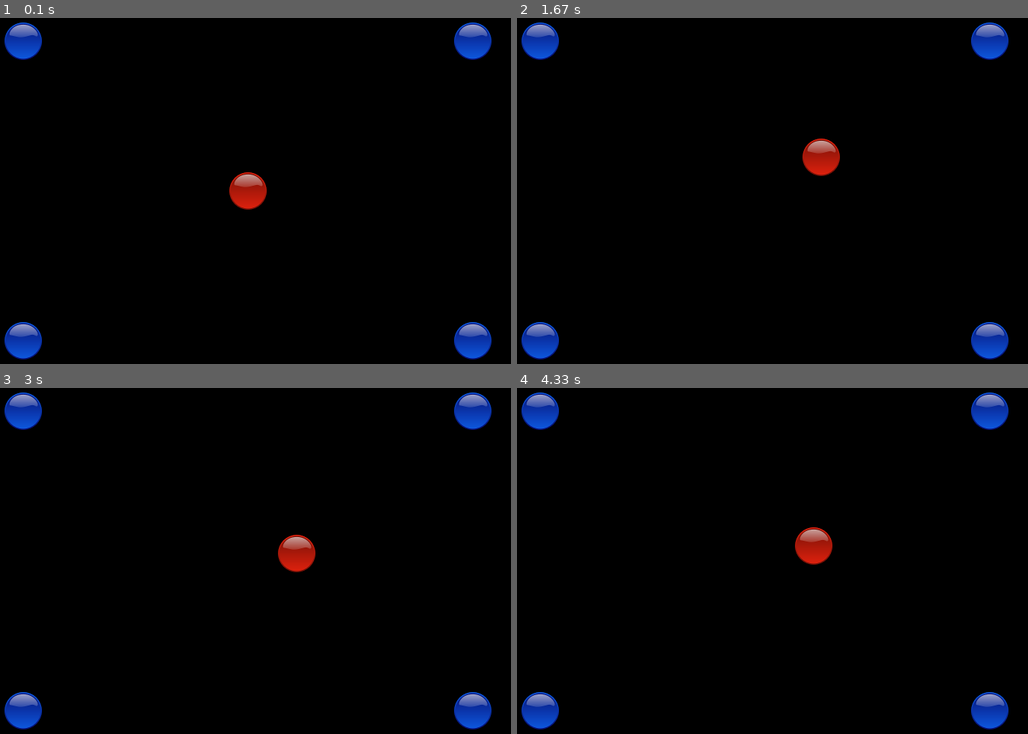
Above: before the commit, frames 1-4 (two rows, left to right).
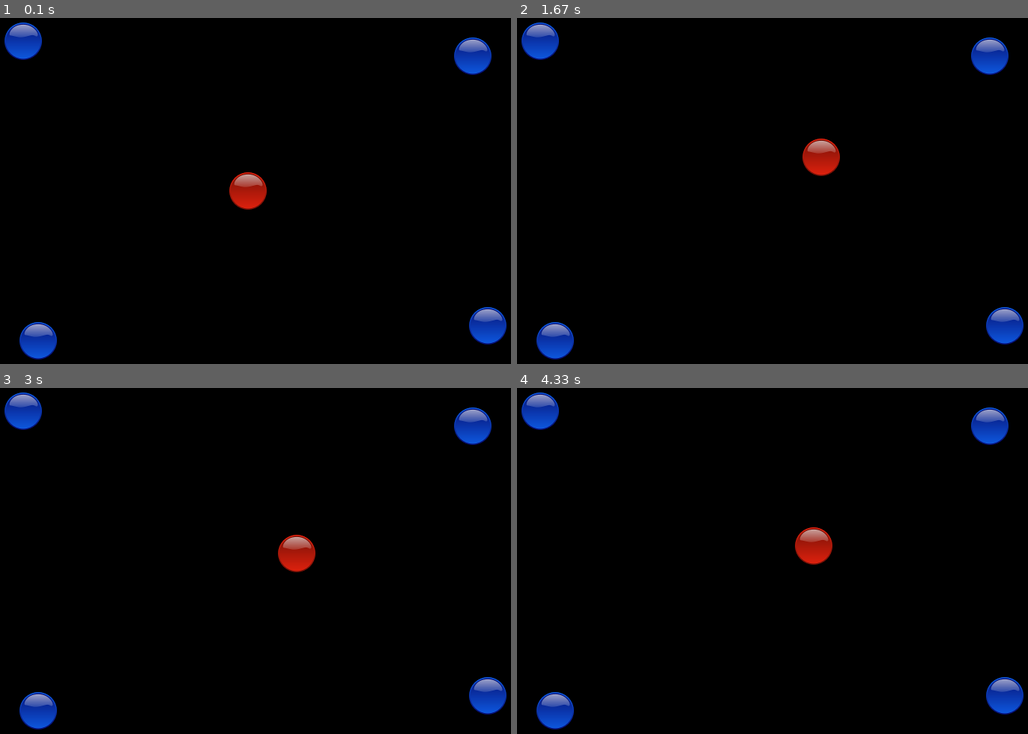
Above: after the commit, the same moments.

Repository: alanbontoft/FirstPygame
Game: pygame game, started from game.py
Two runs of this game, one before a commit and one after it. Both use one fixed random seed, a clock stepped at 60 frames per second and the inputs below.
Inputs (mouse positions are in pixels of both pictures, inside the frame that each line leads up to):
- Up to frame 1 (0.1 s): no input
- Up to frame 2 (1.67 s): tap Space at 0.33 s; hold Right 0.67-1.13 s; hold Up 1.17-1.47 s; click (767, 218) at 1.55 s
- Up to frame 3 (3 s): hold Right 1.83-2.3 s; hold Left 2.33-2.87 s; hold Down from 2.9 s (still down); tap Space at 2.97 s
- Up to frame 4 (4.33 s): release Down at 3.2 s; hold Left 3.23-3.63 s; tap Space at 3.3, 3.6, 3.73, 4.13 s; hold Up 3.67-4.03 s; hold Right from 4.07 s (still down)

The runs differ from the first frame. In frame 1, 2.7% of the frame differs, in the area x 0-100%, y 1-99%; in frame 2, 2.7%; in frame 3, 2.7%; in frame 4, 2.7%.

Commit message:
green button added, change blob to this on hit

Diff:
--- a/blobclass.py
+++ b/blobclass.py
@@ -9,10 +9,13 @@
     def __init__(self, x, y):
         pygame.sprite.Sprite.__init__(self)
 
-        self.image = pygame.image.load(gamedefs.BLOB)
+        self.image = pygame.image.load(gamedefs.BLOB_INIT)
 
         # set rect member to the images rect
         self.rect = self.image.get_rect()
 
         # set rect center to screen center
         self.rect.center = (x, y)
+
+    def hit(self):
+        self.image = pygame.image.load(gamedefs.BLOB_HIT)
--- a/game.py
+++ b/game.py
@@ -8,7 +8,16 @@
     return "Mygame, Pygame"
 
 def checkBehind(player, blobs):
-    return player.rect.center == blobs[0].rect.center or player.rect.center == blobs[1].rect.center or player.rect.center == blobs[2].rect.center or player.rect.center == blobs[3].rect.center
+
+    result = False
+
+    for i in range(4):
+        if player.rect.center == blobs[i].rect.center:
+            blobs[i].hit()
+            result = True
+            break
+
+    return result
 
 def main():
     # initialise pygame and create window
@@ -23,12 +32,16 @@
     # create sprite group
     all_sprites = pygame.sprite.Group()
 
-    # create player object and add to sprite group
+    # create player abd blob objects and add to sprite group
+
+    # single player object
     player = playerclass.Player()
+
+    # list of 4 blobs
     blobs = [   blobclass.Blob(100, 100),
-                blobclass.Blob(700, 100),
-                blobclass.Blob(100, 500),
-                blobclass.Blob(700, 500)]
+                blobclass.Blob(700, 120),
+                blobclass.Blob(120, 500),
+                blobclass.Blob(720, 480)]
 
     # blob.rect.center =
     all_sprites.add(player)
--- a/gamedefs.py
+++ b/gamedefs.py
@@ -23,7 +23,8 @@
 USEIMAGE = 1
 IMAGE = './red_button.png'
 
-BLOB = './blue_button.png'
+BLOB_INIT = './blue_button.png'
+BLOB_HIT = './green_button.png'
 
 # sound file
 SOUNDFILE = './boing1.wav'
Binary file added: green_button.png
